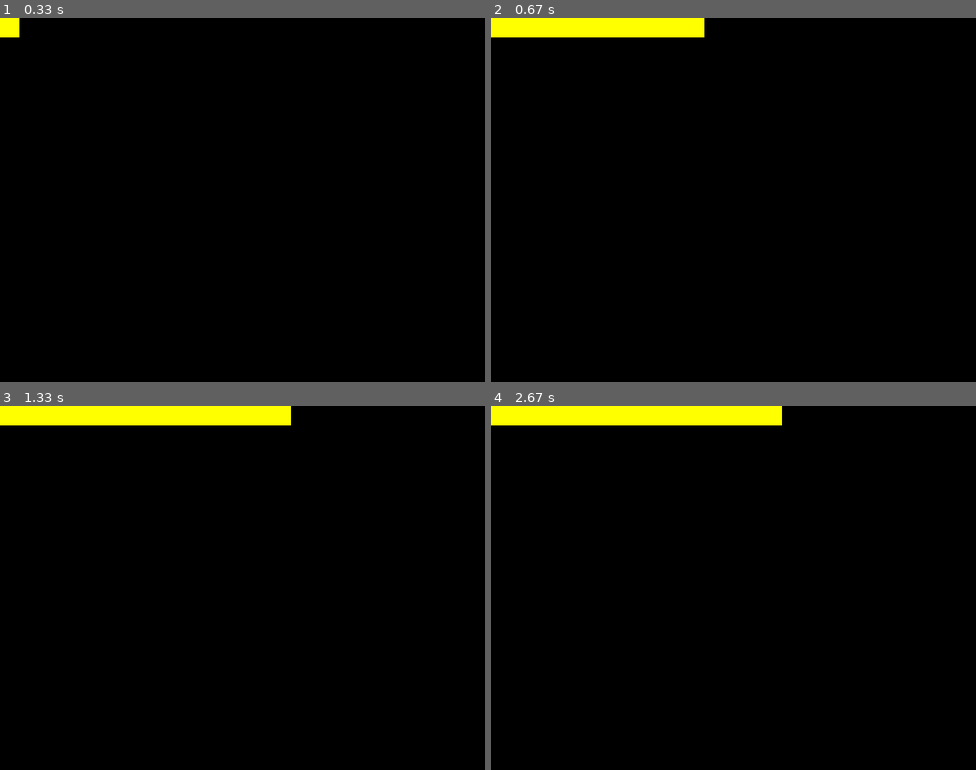
Above: before the commit, frames 1-4 (two rows, left to right).
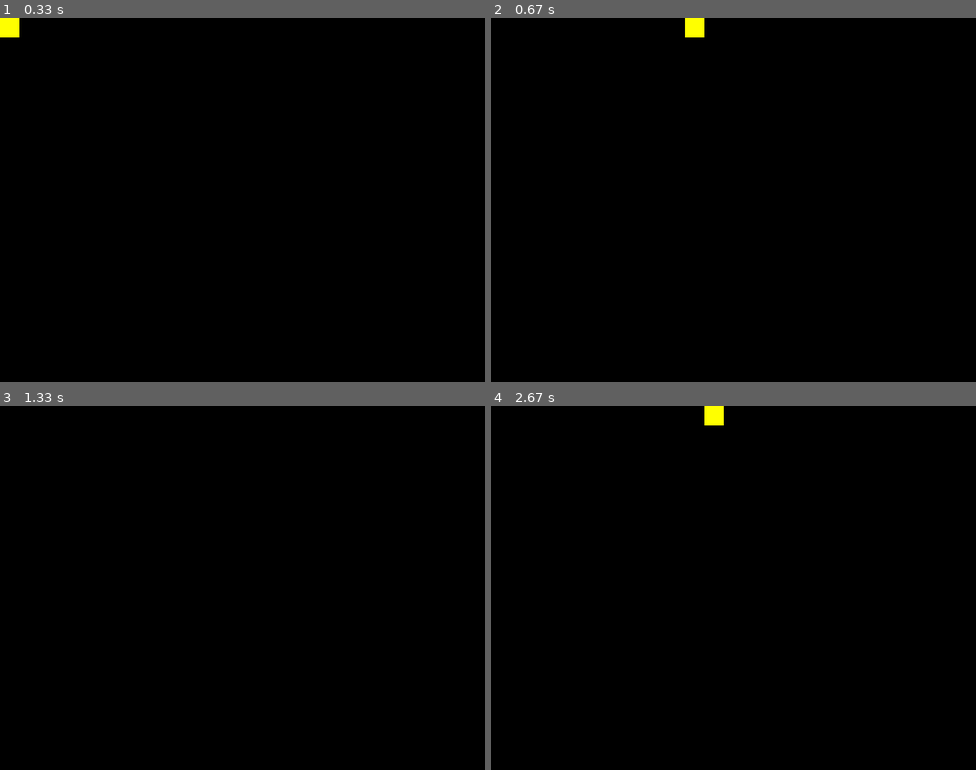
Above: after the commit, the same moments.

Repository: jsbueno/pacman_pygame
Game: pygame game, started from game.py
Two runs of this game, one before a commit and one after it. Both use one fixed random seed, a clock stepped at 60 frames per second and the inputs below.
Inputs:
- Up to frame 1 (0.33 s): no input
- Up to frame 2 (0.67 s): hold Right from 0.33 s (still down)
- Up to frame 3 (1.33 s): release Right at 0.8 s; hold Up 0.83-1.13 s
- Up to frame 4 (2.67 s): hold Down 2.23-2.53 s; hold Left from 2.57 s (still down)

Frame 1 is identical in both runs. In frame 2, 2.1% of the frame differs, in the area x 0-40%, y 0-6%; in frame 3, 3.2%, in the area x 0-60%, y 0-6%; in frame 4, 3.0%.

Commit message:
Erase previous position

Diff:
--- a/game.py
+++ b/game.py
@@ -14,6 +14,7 @@
     clock = pygame.time.Clock()
 
     x, y = 0, 0
+    ox, oy = 0, 0
     vx, vy = 0, 0
     while True:
         for event in pygame.event.get():
@@ -40,8 +41,10 @@
         x += vx
         y += vy
 
+        pygame.draw.rect(Screen, (0, 0,0), (ox * CELL, oy * CELL, CELL, CELL))
         pygame.draw.rect(Screen, (255, 255,0), (x * CELL, y * CELL, CELL, CELL))
 
+        ox, oy = x, y
         pygame.display.update()
         clock.tick(FPS)
 
